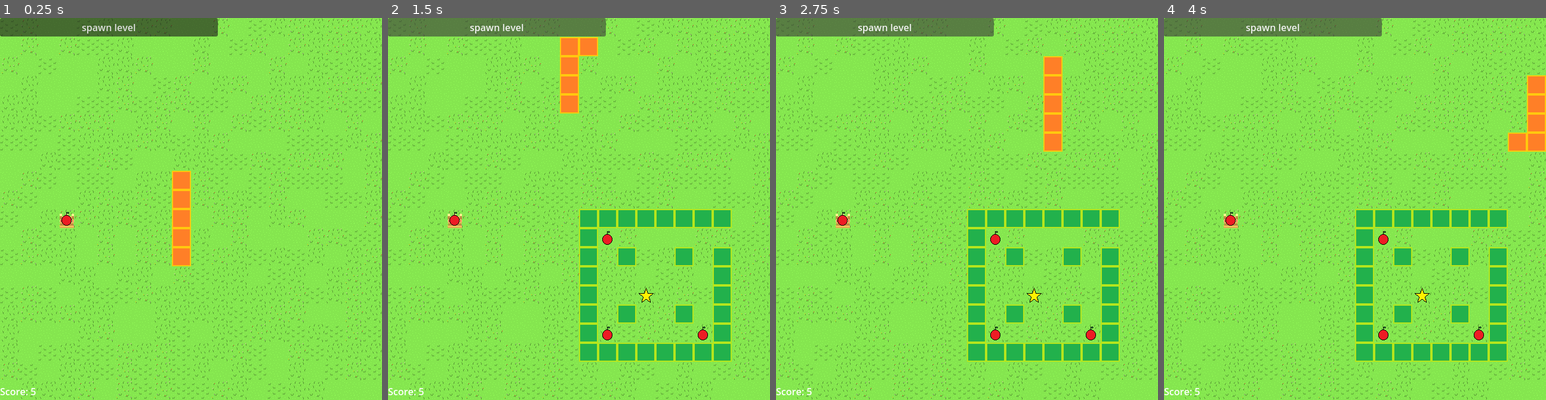
Above: before the commit, frames 1-4 (left to right).
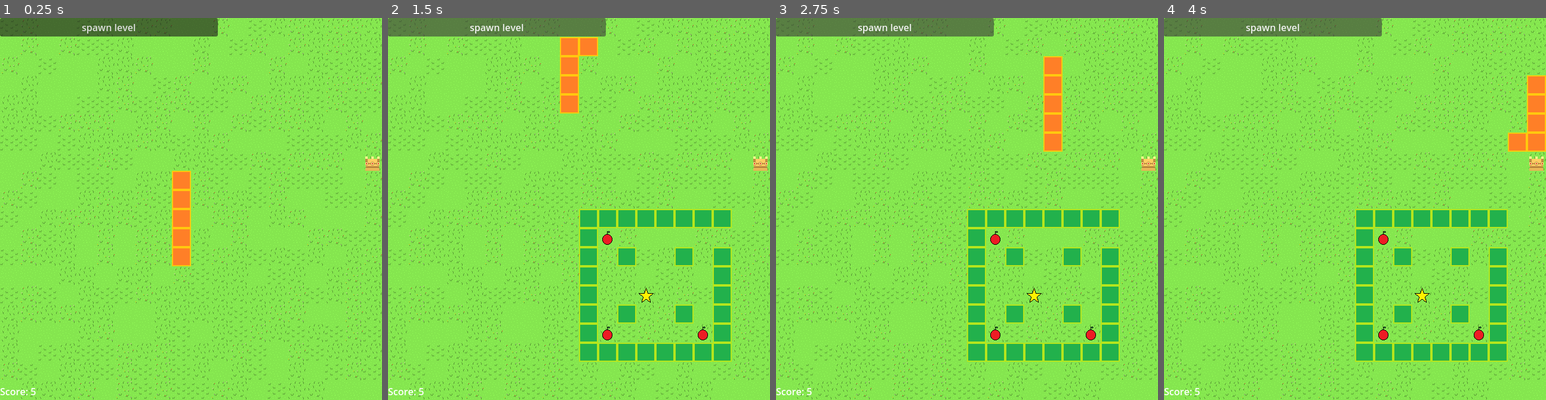
Above: after the commit, the same moments.

Repository: sethbabauta/snake-run
Game: Godot game, scene res://Scenes/demo.tscn
Same seed, same stepped clock (60 frames per second), same inputs: the game is played once before the commit and once after it. This scene is started directly instead of the project's main scene.
Inputs:
- Up to frame 1 (0.25 s): no input
- Up to frame 2 (1.5 s): click "spawn level" at 0.5 s; hold D (turn_right) from 1.28 s (still down); hold Shift (drop_item) from 1.28 s (still down)
- Up to frame 3 (2.75 s): release D (turn_right) at 2.03 s; release Shift (drop_item) at 2.03 s; hold S (turn_down) from 2.03 s (still down); tap Space (use_item) at 2.1 s
- Up to frame 4 (4 s): release S (turn_down) at 2.78 s; hold D (turn_right) 2.78-3.53 s; hold Shift (drop_item) 2.78-3.53 s; hold W (turn_up) from 3.53 s (still down); tap Space (use_item) at 3.6 s

The runs differ from the first frame. In frame 1, 0.3% of the frame differs, in the area x 15-100%, y 36-55%; in frame 2, 0.3%; in frame 3, 0.3%; in frame 4, 0.3%.

Commit message:
Revert "debugging is_position_taken"
This reverts commit 927fe82c03324a5f2894b0343883481be668bc10.

Diff:
--- a/Scenes/demo.tscn
+++ b/Scenes/demo.tscn
@@ -36,7 +36,6 @@
 [connection signal="SPEED_3" from="MoveTimer" to="Main" method="_on_move_timer_speed_3"]
 [connection signal="SPEED_4" from="MoveTimer" to="Main" method="_on_move_timer_speed_4"]
 [connection signal="SPEED_5" from="MoveTimer" to="Main" method="_on_move_timer_speed_5"]
-[connection signal="SPEED_5" from="MoveTimer" to="FollowCamera" method="_on_move_timer_speed_5"]
 [connection signal="timeout" from="MoveTimer" to="." method="_on_move_timer_timeout"]
 [connection signal="timeout" from="MoveTimer" to="FollowCamera" method="_on_move_timer_timeout"]
 [connection signal="pressed" from="VBoxContainer/Button" to="." method="_on_button_pressed"]
--- a/Scripts/adventure.gd
+++ b/Scripts/adventure.gd
@@ -5,7 +5,7 @@
 @export_file("*.tscn") var adventure_death_screen
 @export var main_node: Main
 
-const START_LENGTH = 10
+const START_LENGTH = 3
 
 var move_timer: MoveTimer
 
@@ -20,7 +20,7 @@
 	"Room00.tscn": Vector2(0, 20)
 }
 var level_score_thresholds = {
-	"Room30.tscn": 1,
+	"Room30.tscn": 3,
 	"Room20.tscn": 3,
 	"Room21.tscn": 4,
 	"Room31.tscn": 5,
@@ -31,7 +31,6 @@
 var cleared_levels: Array = []
 var current_level: String = "Room30.tscn"
 var current_level_score = 0
-var current_level_doors_spawned = 0
 
 # TODO: Clean this up
 func _ready():
@@ -84,24 +83,20 @@
 
 # TODO: Clean this up
 func _on_level_changed(level_name: String) -> void:
-	print("\nlvl changed\n")
-	current_level_doors_spawned = 0
 	self.current_level = level_name
 	self.move_timer.stop()
 	await get_tree().create_timer(1).timeout
 	self.move_timer.start()
 
-	await get_tree().create_timer(1).timeout
-	self.main_node.spawn_and_place_object("Apple")
-	while current_level_doors_spawned < 8:
-		if self.current_level == "Room00.tscn":
-			current_level_doors_spawned += self.main_node.spawn_doors()
-			return
+	if self.current_level == "Room00.tscn":
+		await get_tree().create_timer(2).timeout
+		self.main_node.spawn_doors()
+		return
 
-		if self.current_level not in self.cleared_levels:
-			current_level_doors_spawned += self.main_node.spawn_doors()
-
-		print("\ncurrent lvl doors spawned: ", current_level_doors_spawned)
+	if self.current_level not in self.cleared_levels:
+		await get_tree().create_timer(2).timeout
+		self.main_node.spawn_doors()
+		self.main_node.spawn_and_place_object("Apple")
 
 
 func _on_score_changed(score: int) -> void:
--- a/Scripts/adventure_camera.gd
+++ b/Scripts/adventure_camera.gd
@@ -37,7 +37,6 @@
 			closest_level_idx = level_idx
 
 	self.global_position = closest_level_center
-	print("\ncamera location: ", Utils.convert_world_to_simple_coordinates(closest_level_center))
 	self.current_level = self.level_positions.keys()[closest_level_idx]
 
 
--- a/Scripts/demo.gd
+++ b/Scripts/demo.gd
@@ -15,12 +15,7 @@
 
 	var start_position: Vector2 = Utils.convert_simple_to_world_coordinates(Vector2(9, 9))
 	main_node.spawn_player_snake(start_position, self.START_LENGTH)
-
-	var simple_test = Vector2(3, 10)
-	var world_test = Utils.convert_simple_to_world_coordinates(simple_test)
-	self.main_node.spawn_and_place_object("CrownItem", world_test)
-	if not self.main_node.is_position_taken(world_test, true):
-		self.main_node.spawn_and_place_object("Apple", world_test)
+	self.main_node.spawn_and_place_object("CrownItem")
 
 	await get_tree().create_timer(0.1).timeout
 
--- a/Scripts/main.gd
+++ b/Scripts/main.gd
@@ -255,26 +255,11 @@
 	return taken_positions
 
 
-func is_position_taken(position: Vector2, debug: bool = false) -> bool:
+func is_position_taken(position: Vector2) -> bool:
 	var taken_positions: Array = get_taken_positions()
 	var is_taken: bool = true
 	if position not in taken_positions:
 		is_taken = false
-	if debug:
-		var printworld = []
-		for i in range(20):
-			printworld.append(["0","0","0","0","0","0","0","0","0","0","0","0","0","0","0","0","0","0","0","0"])
-
-
-		print("\ntaken positions:\n")
-		for currposition in taken_positions:
-			var s_currpos = Utils.convert_world_to_simple_coordinates(currposition)
-			var os_s_currpos = s_currpos + Vector2(20, 0)
-			printworld[os_s_currpos.y][os_s_currpos.x] = "X"
-		for i in printworld:
-			print(i)
-		print("\nposition: ", Utils.convert_world_to_simple_coordinates(position), " is_taken: ", is_taken, "\n\n")
-		#print("\nTaken positions: ", taken_positions, "\nposition: ", position, "is_taken:", is_taken, "\n\n")
 
 	return is_taken
 
@@ -333,7 +318,6 @@
 		object_name: String,
 		position: Vector2 = self.get_random_valid_world_position(),
 ) -> GameEngine.GameObject:
-	print("spawning ", object_name, " at ", Utils.convert_world_to_simple_coordinates(position))
 	var new_object:= self.game_object_factory.create_object(object_name, self)
 	var set_position_event:= GameEngine.Event.new(
 		"SetPosition",
@@ -350,19 +334,13 @@
 			self._spawn_background_tile(Vector2(x, y) + offset)
 
 
-func spawn_doors() -> int:
-	print("\n spawn doors call \n")
+func spawn_doors() -> void:
 	var door_positions: Array = get_simple_door_locations()
-	var doors_spawned: int = 0
 
 	for position in door_positions:
 		var world_position: Vector2 = Utils.convert_simple_to_world_coordinates(position)
 		if not is_position_taken(world_position):
-			is_position_taken(world_position, true)
 			spawn_and_place_object("Door", world_position)
-			doors_spawned += 1
-
-	return doors_spawned
 
 
 func spawn_start_doors() -> void:
